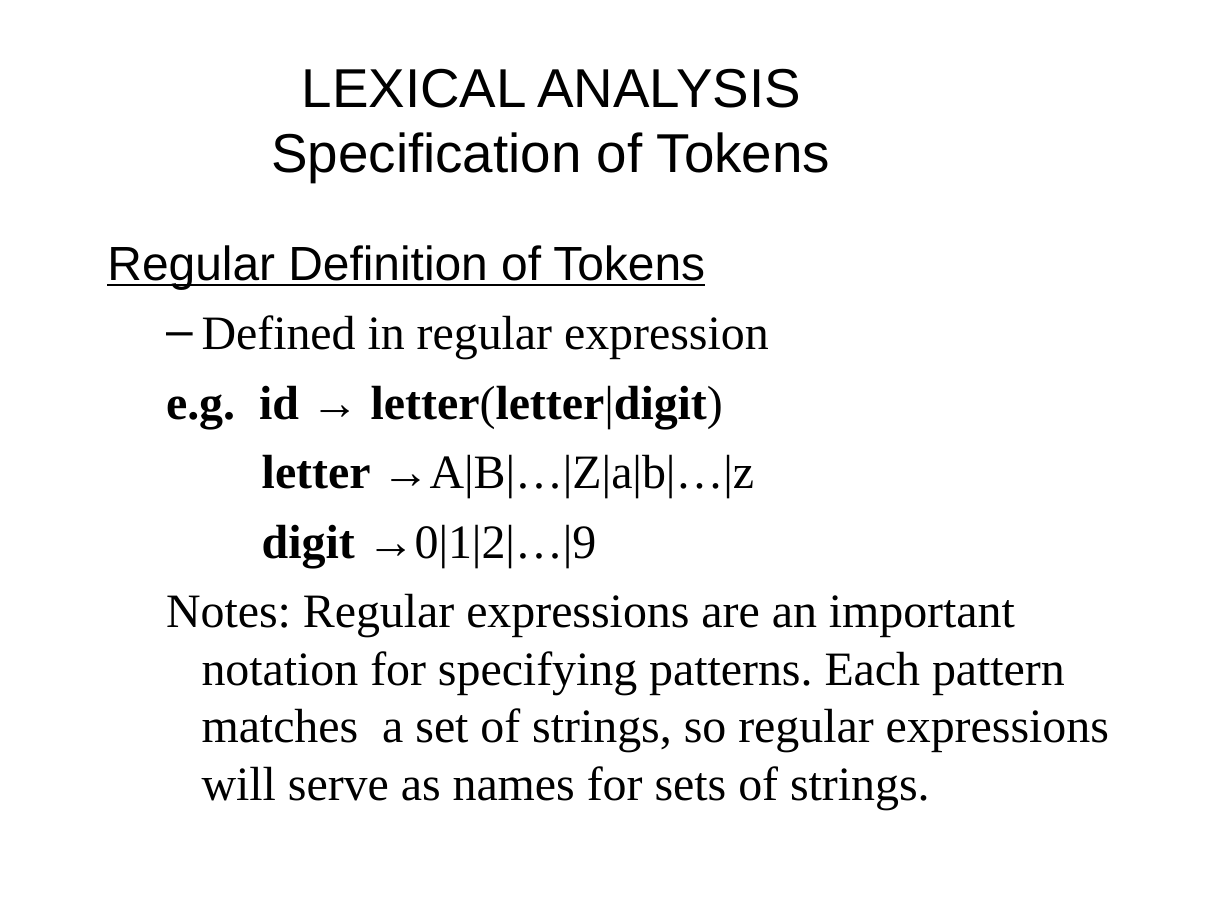
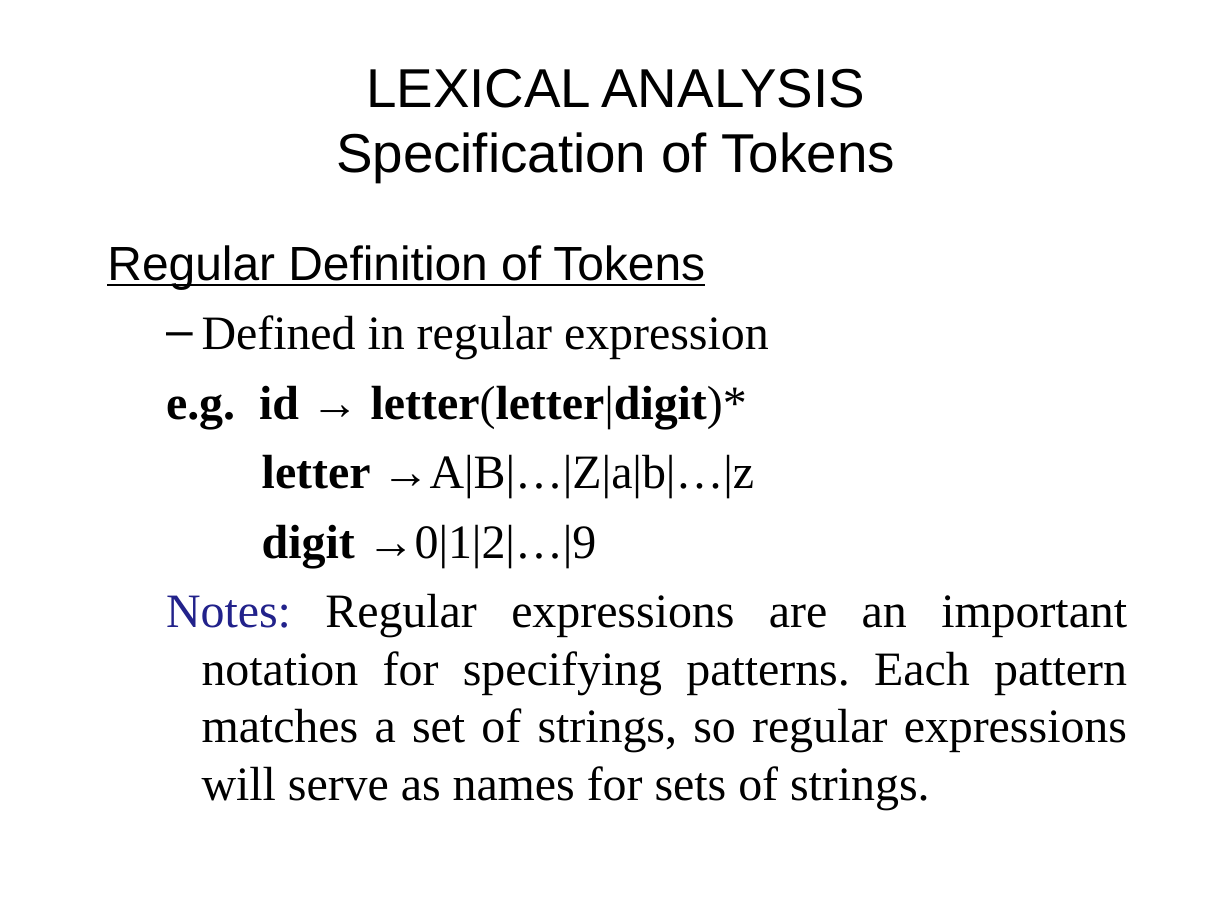
Before and after one commit to GeneralNitin/S6, a slide deck: slide 36 of 02. Compiler Design/PPTs/Module 1.ppt. Drawn at 1232x924 pixels with LibreOffice and Linux fonts; fonts in the diff are those of the drawing. Boxes give left, top, right and bottom in pixels: in the first picture for what was removed or moved away, otherwise in the second. Text is boxed around its words. In the diff, an @@ line names an element or a change of style, - is before the commit and + after.

```diff
--- a/02. Compiler Design/PPTs/Module 1.ppt
+++ b/02. Compiler Design/PPTs/Module 1.ppt
@@ text "LEXICAL ANALYSIS Specification of Tokens" at (x1=336, y1=68, x2=894, y2=182): alignment left to centre @@
@@ text at (x1=166, y1=385, x2=747, y2=428): text changed @@
-  e.g. id → letter(letter|digit)
+  e.g. id → letter(letter|digit)*
@@ text at (x1=166, y1=593, x2=1127, y2=809): text colour #000000 to #22228B in "Notes:"; alignment left to justified @@
```
Also in this commit, not shown: 70 other slides changed, 2 slides removed, 5 other files.
